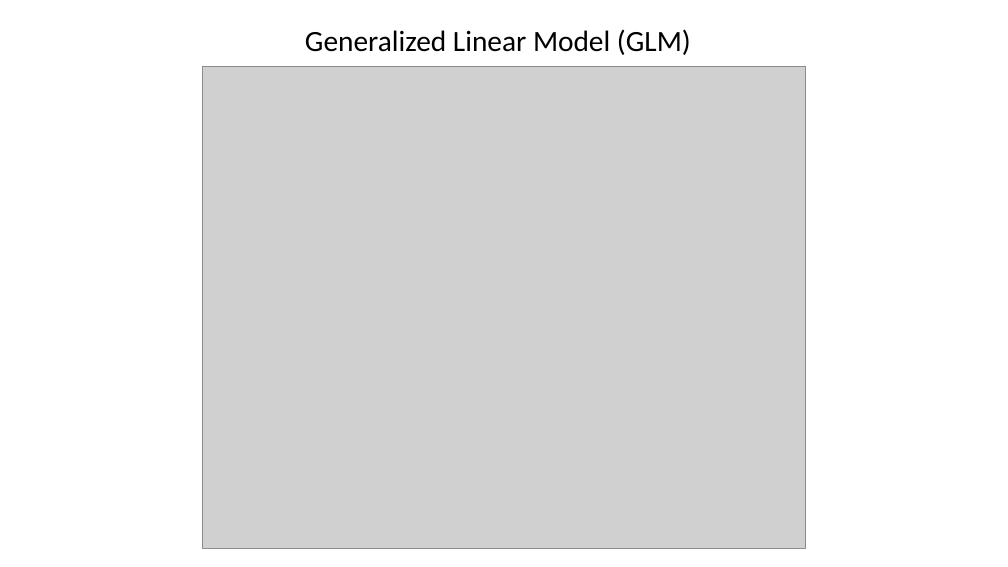
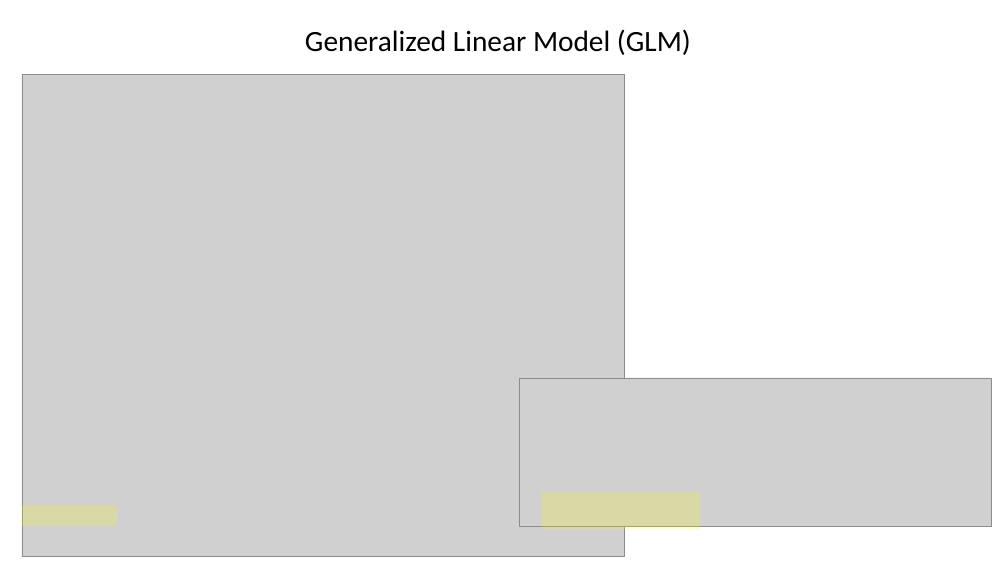
Before and after one commit to anais-spire/endangered_species_SDM, a slide deck: slide 14 of Oral_presentation.pptx. Drawn at 1008x567 pixels with LibreOffice and Linux fonts; fonts in the diff are those of the drawing; grey boxes stand for pictures. Boxes give left, top, right and bottom in pixels: in the first picture for what was removed or moved away, otherwise in the second. Text is boxed around its words. In the diff, an @@ line names an element or a change of style, - is before the commit and + after.

```diff
--- a/Oral_presentation.pptx
+++ b/Oral_presentation.pptx
@@ picture: place and size @@
-picture at (203,67,805,548)
+picture at (22,75,625,557)
@@ picture added at (520,378,991,526) @@
@@ rectangle added at (22,506,117,526), fill #FFFF00 at 20% opacity @@
@@ rectangle added at (542,492,701,529), fill #FFFF00 at 20% opacity @@
```
Also in this commit, not shown: 2 other slides changed, 2 slides added, 2 slides removed.
